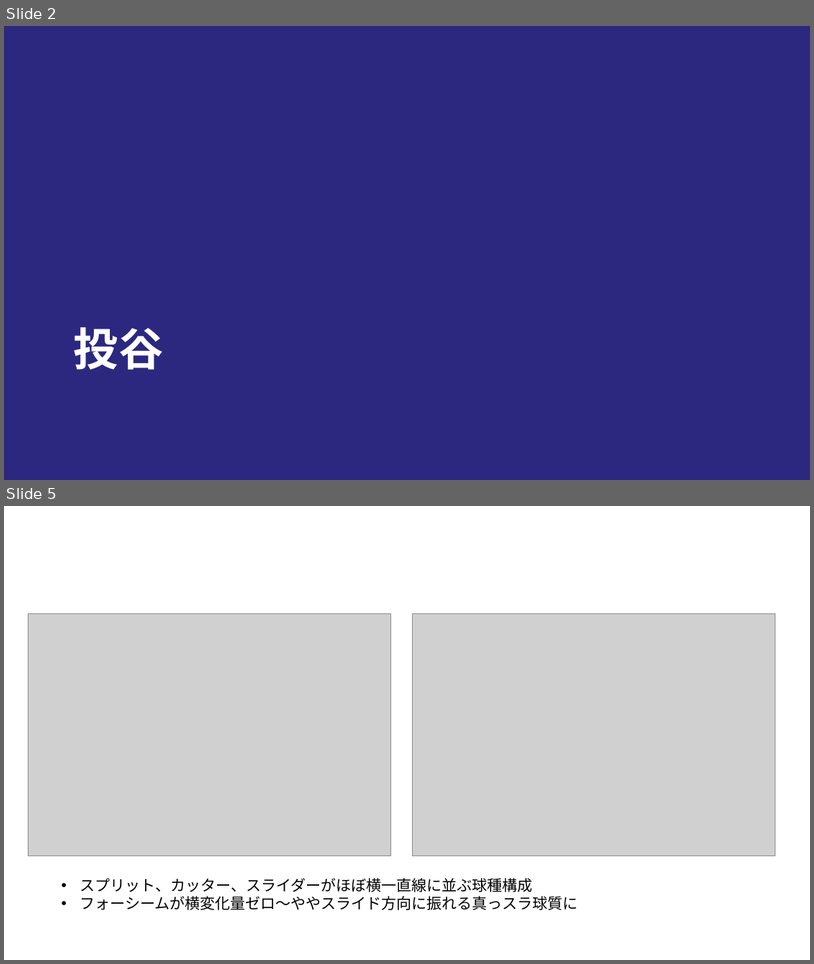
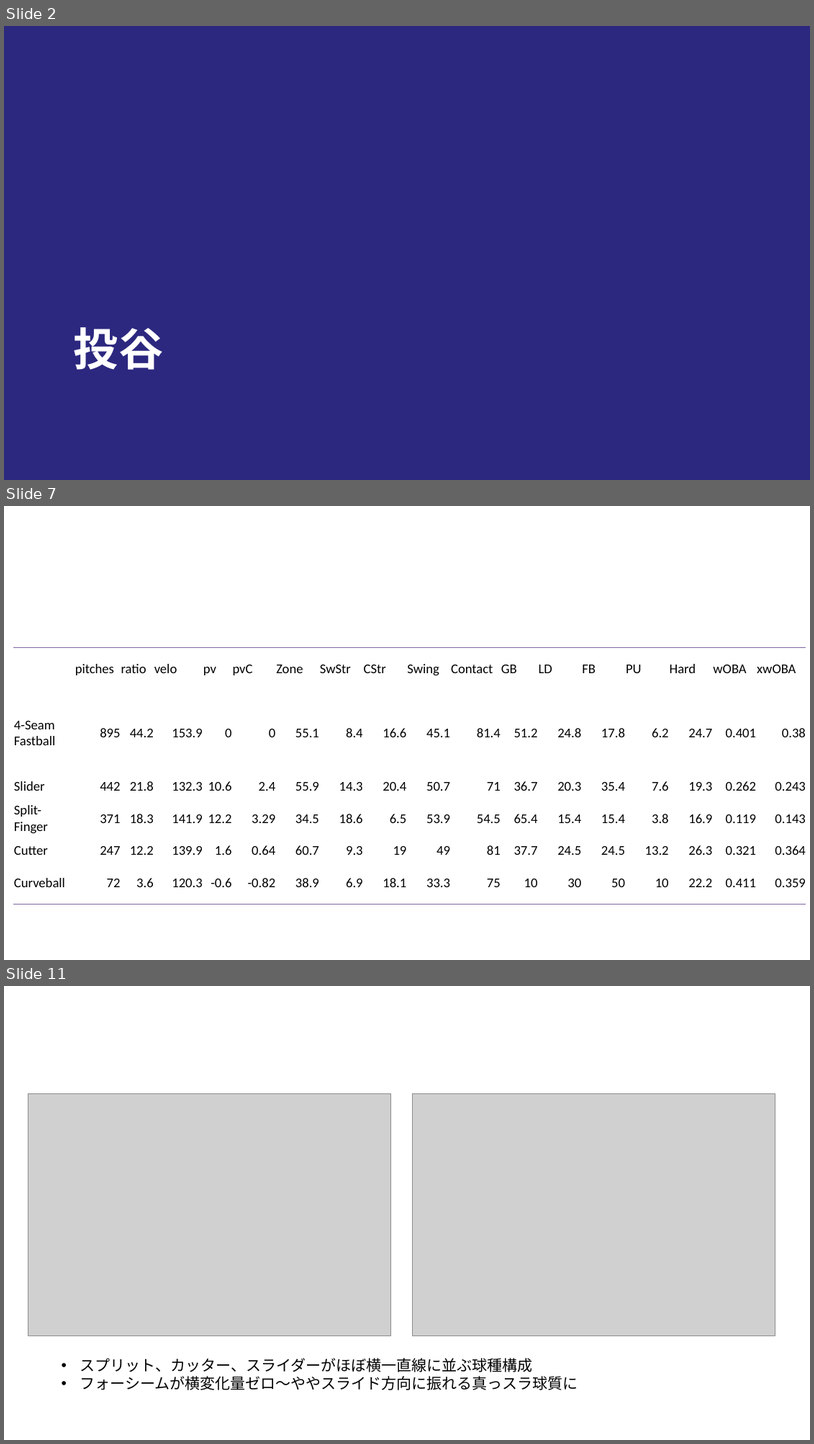
Before and after one commit to T-Reio/ohtani_analyze, a slide deck: slides/ohtani_tj.pptx. Shown one above the other, each under a label of ours: slides 2 and 5 before the commit, slides 2, 7 and 11 after it; the slides between them are not shown. The pictures are 814x964 and 814x1444 pixels, drawn with LibreOffice and Linux fonts; fonts in the diff are those of the drawing; grey boxes stand for pictures; background and template pictures are left out. Boxes give left, top, right and bottom in pixels: in the first picture for what was removed or moved away, otherwise in the second. Text is boxed around its words. In the diff, an @@ line names an element or a change of style, - is before the commit and + after.

```diff
--- a/slides/ohtani_tj.pptx
+++ b/slides/ohtani_tj.pptx
@@ slide 7 added at (x1=4, y1=506, x2=810, y2=960), background #FFFFFF @@
@@ table added at (x1=13, y1=648, x2=805, y2=904), 6 rows, 18 columns @@
+ | pitches | ratio | velo | pv | pvC | Zone | SwStr | CStr | Swing | Contact | GB | LD | FB | PU | Hard | wOBA | xwOBA
+4-Seam Fastball | 895 | 44.2 | 153.9 | 0 | 0 | 55.1 | 8.4 | 16.6 | 45.1 | 81.4 | 51.2 | 24.8 | 17.8 | 6.2 | 24.7 | 0.401 | 0.38
+Slider | 442 | 21.8 | 132.3 | 10.6 | 2.4 | 55.9 | 14.3 | 20.4 | 50.7 | 71 | 36.7 | 20.3 | 35.4 | 7.6 | 19.3 | 0.262 | 0.243
+Split-Finger | 371 | 18.3 | 141.9 | 12.2 | 3.29 | 34.5 | 18.6 | 6.5 | 53.9 | 54.5 | 65.4 | 15.4 | 15.4 | 3.8 | 16.9 | 0.119 | 0.143
+Cutter | 247 | 12.2 | 139.9 | 1.6 | 0.64 | 60.7 | 9.3 | 19 | 49 | 81 | 37.7 | 24.5 | 24.5 | 13.2 | 26.3 | 0.321 | 0.364
+Curveball | 72 | 3.6 | 120.3 | -0.6 | -0.82 | 38.9 | 6.9 | 18.1 | 33.3 | 75 | 10 | 30 | 50 | 10 | 22.2 | 0.411 | 0.359
@@ what was slide 5 is now slide 11 @@
```
Also in this commit, not shown: 8 slides changed, 7 other slides added, 1 slide removed, 6 other files.
